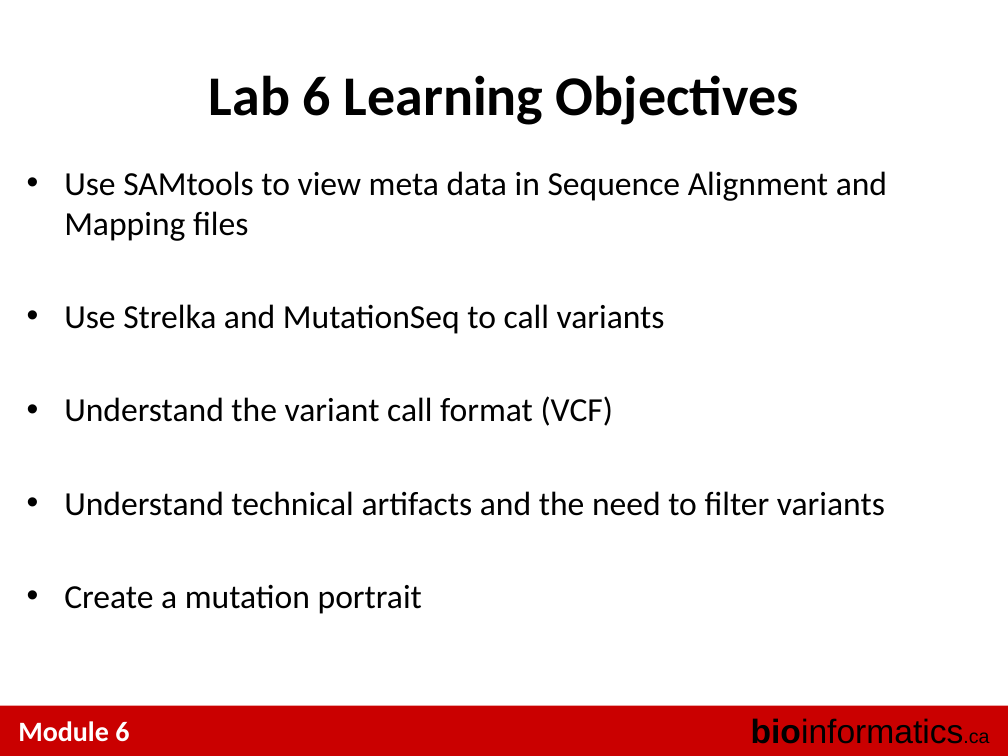
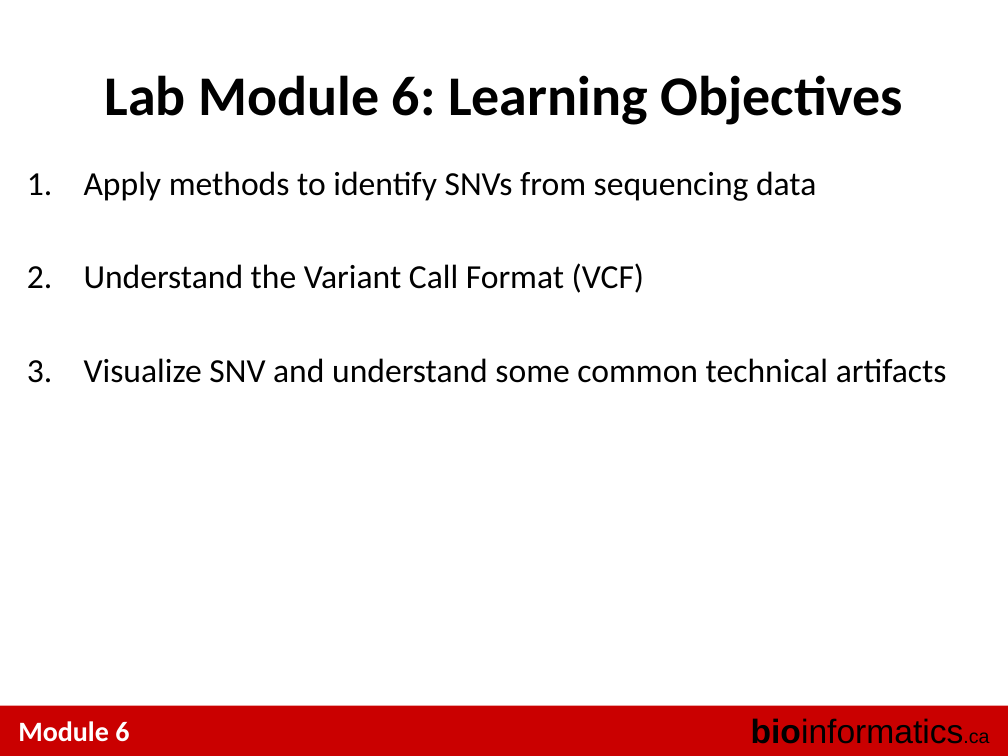
Before and after one commit to tinyheero/BICG-2016, a slide deck: slide 4 of snvs/content/BiCG_2014_Module6_Lab_shah.ppt. Drawn at 1008x756 pixels with LibreOffice and Linux fonts; fonts in the diff are those of the drawing. Boxes give left, top, right and bottom in pixels: in the first picture for what was removed or moved away, otherwise in the second. Text is boxed around its words. In the diff, an @@ line names an element or a change of style, - is before the commit and + after.

```diff
--- a/snvs/content/BiCG_2014_Module6_Lab_shah.ppt
+++ b/snvs/content/BiCG_2014_Module6_Lab_shah.ppt
@@ text at [104,75,903,125]: text changed @@
-Lab 6 Learning Objectives
+Lab Module 6: Learning Objectives
@@ text at [84,171,947,383]: text changed @@
-• Use SAMtools to view meta data in Sequence Alignment and Mapping files
-• Use Strelka and MutationSeq to call variants
-• Understand the variant call format (VCF)
-• Understand technical artifacts and the need to filter variants
-• Create a mutation portrait
+1. Apply methods to identify SNVs from sequencing data
+2. Understand the Variant Call Format (VCF)
+3. Visualize SNV and understand some common technical artifacts
```
Also in this commit, not shown: 3 other slides changed, 4 slides removed.
